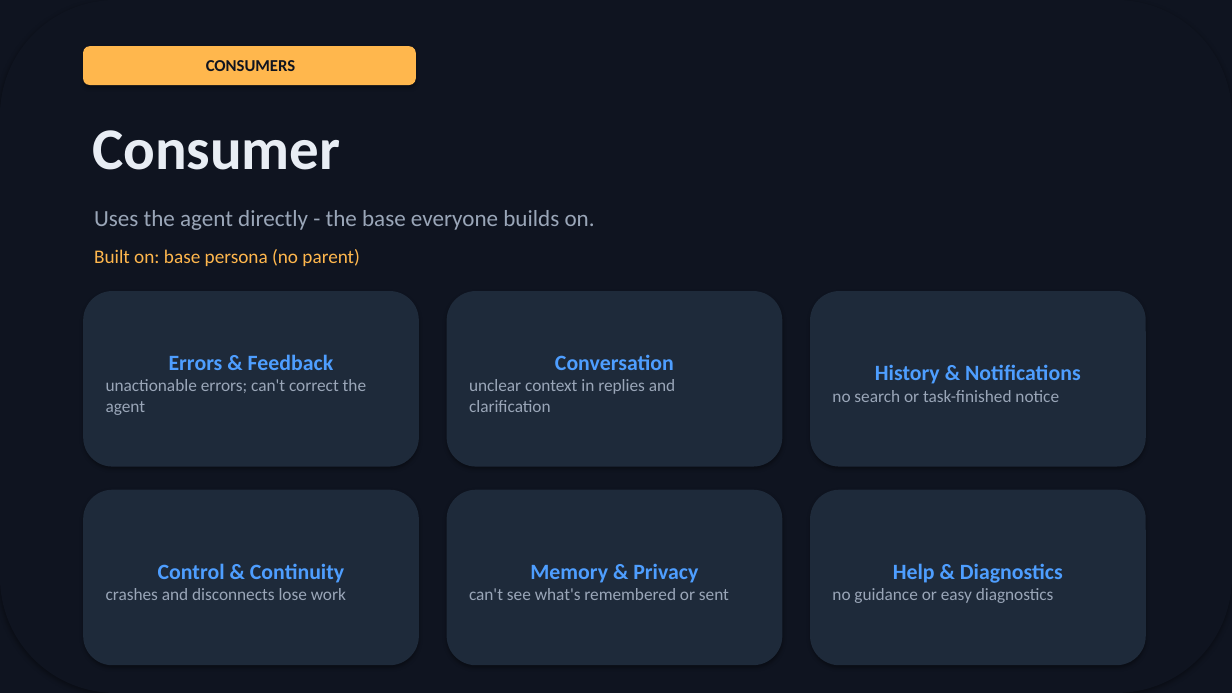
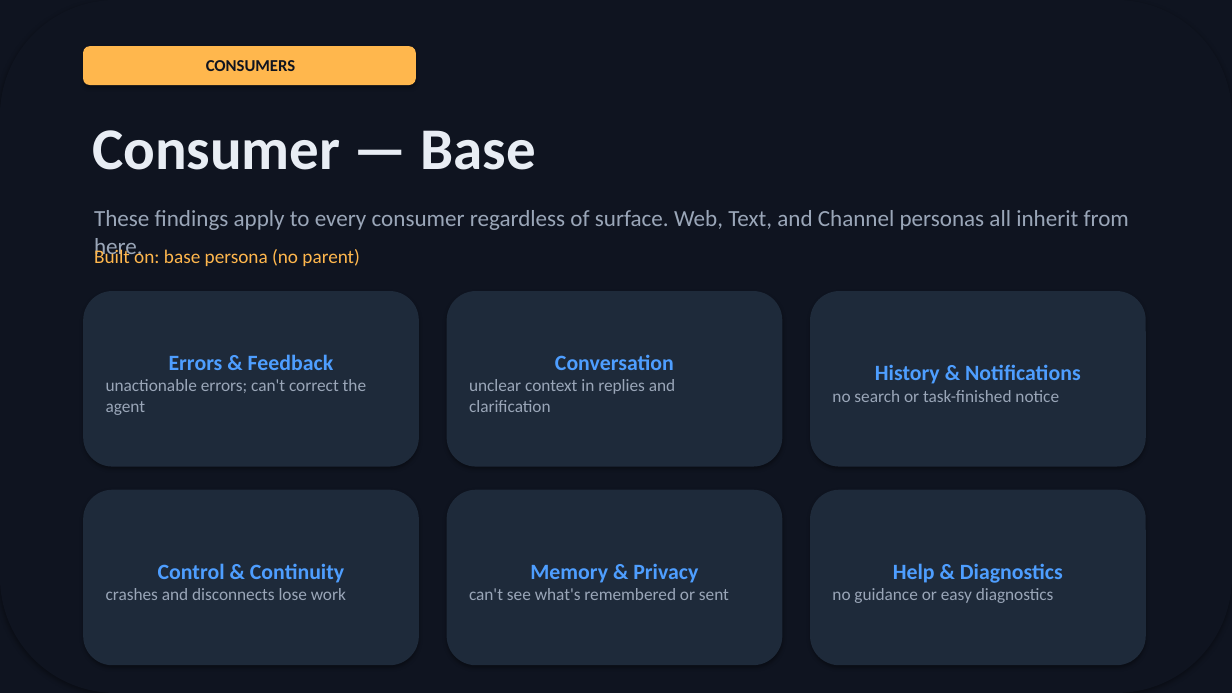
Before and after one commit to michaelatamuk/openjiuwen-jiuwenswarm, a slide deck: slide 5 of docs-michael/usability/slides/personas-deck.pptx. Drawn at 1232x693 pixels with LibreOffice and Linux fonts; fonts in the diff are those of the drawing. Boxes give left, top, right and bottom in pixels: in the first picture for what was removed or moved away, otherwise in the second. Text is boxed around its words. In the diff, an @@ line names an element or a change of style, - is before the commit and + after.

```diff
--- a/docs-michael/usability/slides/personas-deck.pptx
+++ b/docs-michael/usability/slides/personas-deck.pptx
@@ text at [92, 130, 536, 170]: text changed @@
-Consumer
+Consumer — Base
@@ text at [94, 210, 1129, 230]: text changed @@
-Uses the agent directly - the base everyone builds on.
+These findings apply to every consumer regardless of surface. Web, Text, and Channel personas all inherit from here.
```
Also in this commit, not shown: 1 other slide changed, 1 other file.
